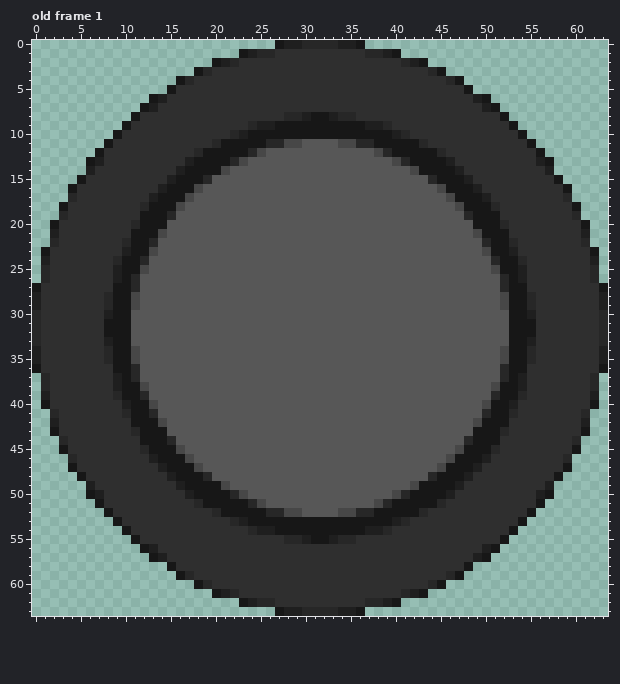
Pixel-art file: Assets/aseprite files/voting screen/timer.aseprite. The picture above is the old version.
64x64 pixels, 1 frame. Shown: old frame 1.
The same view after the edit:
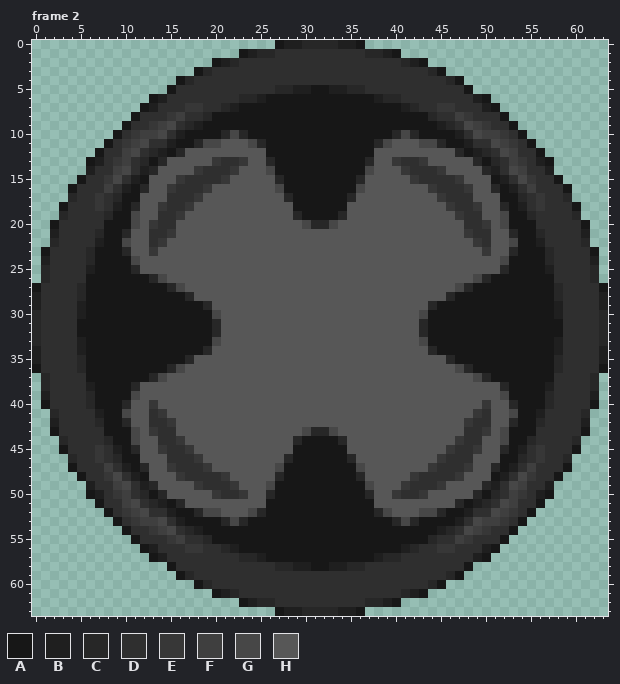
Palette (. is transparent): A #171717  B #1f1f1f  C #272727  D #2f2f2f  E #373737  F #3f3f3f  G #474747  H #575757
A new or re-ordered frame is compared with the old frame closest to it.
Difference:
frames 1 -> 2
Changed rows in their new state; - is an unchanged pixel.
Frame 2 is new; against old frame 1, layers "Layer 4", "Layer 3", "Layer 2":
first column x 5:
 5 ----------------------CCBBAABBCC----------------------
 6 ------------------CCBAAAAAAAAAAAABCC------------------
 7 ------------EE--CBAAAAAAAAAAAAAAAAAABC--EE------------
 8 ----------EF--CAAAAAAAAAAA--AAAAAAAAAAAC--FE----------
 9 --------EFG-CBAAAAAAAA----------AAAAAAAABC-GFE--------
10 ------EFFG-BAAAACGC----------------CGCAAAAB-GFFE------
11 -----EFG--BAACGGHHHGCAAAAAAAAAAAACGHHHGGCAAB--GFE-----
12 -----FG-CBACHHHHHHHHHAAAAAAAAAAAAHHHHHHHHHCABC-GF-----
13 ----EF-CACHHHHHEDDE--CAAAAAAAAAAC--EDDEHHHHHCAC-FE----
14 ----FG-BCHHHHEDDDE---GAAAAAAAAAAG---EDDDEHHHHCB-GF----
15 ---EG-BAHHHEDDDDE-----CAAAAAAAAC-----EDDDDEHHHAB-GE---
16 ---F-BACHHEDDDE-------GAAAAAAAAG-------EDDDEHHCAB-F---
17 --E-CAAHHHDDDE---------CAAAAAAC---------EDDDHHHAAC-E--
18 --E-BACHHEDDE-----------AAAAAA-----------EDDEHHCAB-E--
19 ---CAAGHHDDE------------CAAAAC------------EDDHHGAAC---
20 ---AAAGHEDD--------------GCCG--------------DDEHGAAA---
21 --CAACHHDDE--------------------------------EDDHHCAAC--
22 --BAAGHHDE----------------------------------EDHHGAAB--
23 -CAAACHHE------------------------------------EHHCAAAC-
24 -CAAA-GH--------------------------------------HG-AAAC-
25 -BAAA-CH--------------------------------------HC-AAAB-
26 -AAAA-AACG----------------------------------GCAA-AAAA-
27 CAAA--AAAACG------------------------------GCAAAA--AAAC
28 CAAA--AAAAAAC----------------------------CAAAAAA--AAAC
29 BAAA--AAAAAAAAC------------------------CAAAAAAAA--AAAB
30 BAAA--AAAAAAAAAG----------------------GAAAAAAAAA--AAAB
31 AAA---AAAAAAAAAC----------------------CAAAAAAAAA---AAA
32 AAA---AAAAAAAAAC----------------------CAAAAAAAAA---AAA
33 BAAA--AAAAAAAAAG----------------------GAAAAAAAAA--AAAB
34 BAAA--AAAAAAAAC------------------------CAAAAAAAA--AAAB
35 CAAA--AAAAAAC----------------------------CAAAAAA--AAAC
36 CAAA--AAAACG------------------------------GCAAAA--AAAC
37 -AAAA-AACG----------------------------------GCAA-AAAA-
38 -BAAA-CH--------------------------------------HC-AAAB-
39 -CAAA-GH--------------------------------------HG-AAAC-
40 -CAAACHHE------------------------------------EHHCAAAC-
41 --BAAGHHDE----------------------------------EDHHGAAB--
42 --CAACHHDDE--------------------------------EDDHHCAAC--
43 ---AAAGHEDD--------------GCCG--------------DDEHGAAA---
44 ---CAAGHHDDE------------CAAAAC------------EDDHHGAAC---
45 --E-BACHHEDDE-----------AAAAAA-----------EDDEHHCAB-E--
46 --E-CAAHHHDDDE---------CAAAAAAC---------EDDDHHHAAC-E--
47 ---F-BACHHEDDDE-------GAAAAAAAAG-------EDDDEHHCAB-F---
48 ---EG-BAHHHEDDDDE-----CAAAAAAAAC-----EDDDDEHHHAB-GE---
49 ----FG-BCHHHHEDDDE---GAAAAAAAAAAG---EDDDEHHHHCB-GF----
50 ----EF-CACHHHHHEDDE--CAAAAAAAAAAC--EDDEHHHHHCAC-FE----
51 -----FG-CBACHHHHHHHHHAAAAAAAAAAAAHHHHHHHHHCABC-GF-----
52 -----EFG--BAACGGHHHGCAAAAAAAAAAAACGHHHGGCAAB--GFE-----
53 ------EFFG-BAAAACGC----------------CGCAAAAB-GFFE------
54 --------EFG-CBAAAAAAAA----------AAAAAAAABC-GFE--------
55 ----------EF--CAAAAAAAAAAA--AAAAAAAAAAAC--FE----------
56 ------------EE--CBAAAAAAAAAAAAAAAAAABC--EE------------
57 ------------------CCBAAAAAAAAAAAABCC------------------
58 ----------------------CCBBAABBCC----------------------
Boxes around the changes in both pictures, in picture pixels (x1, y1, x2, y2):
changed: (77, 85, 563, 571)
